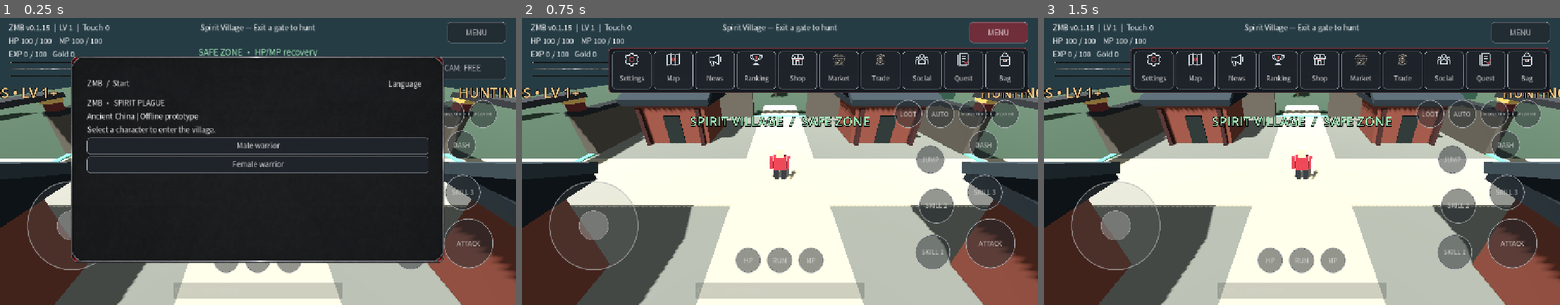
Above: before the commit, frames 1-3 (left to right).
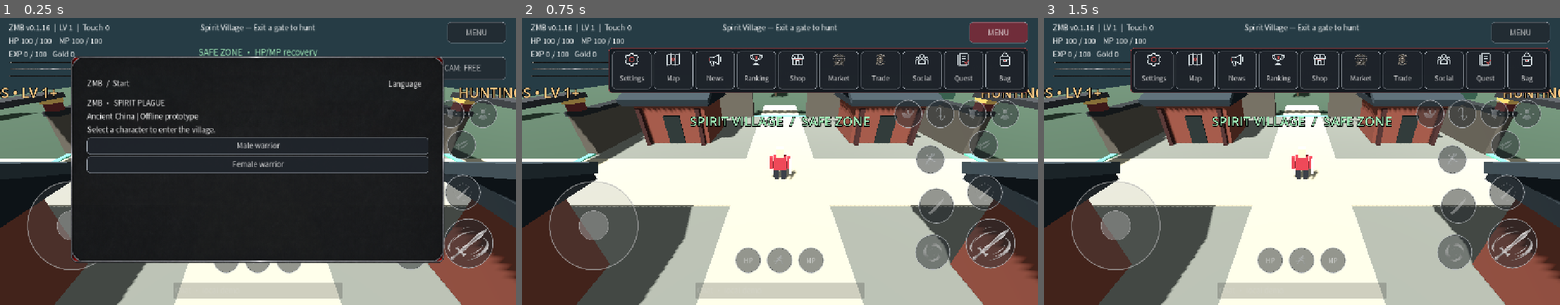
Above: after the commit, the same moments.

Repository: redfullmoon209-debug/ZMB
Game: Godot game, scene res://main.tscn
Two runs of this game, one before a commit and one after it. Both use one fixed random seed, a clock stepped at 60 frames per second and the inputs below.
Inputs:
- Up to frame 1 (0.25 s): no input
- Up to frame 2 (0.75 s): click "MENU" at 0.5 s
- Up to frame 3 (1.5 s): click "ATTACK" at 1.25 s

The runs differ from the first frame. In frame 1, 0.4% of the frame differs, in the area x 9-96%, y 2-86%; in frame 2, 0.7%; in frame 3, 0.7%.

Commit message:
ZMB v0.1.16: integrate original Zcitymb gray action icons

Diff:
--- a/hud.gd
+++ b/hud.gd
@@ -30,6 +30,19 @@
 var swallow_scroll_release := false
 var menu_items: Dictionary = {}
 const UHD = "res://assets/uhd/"
+const ACTION_ART = {
+	"ATTACK":preload("res://assets/controls/actions/attack.png"),
+	"SKILL 1":preload("res://assets/controls/actions/skill1.png"),
+	"SKILL 2":preload("res://assets/controls/actions/skill2.png"),
+	"SKILL 3":preload("res://assets/controls/actions/skill3.png"),
+	"JUMP":preload("res://assets/controls/actions/jump.png"),
+	"DASH":preload("res://assets/controls/actions/dash.png"),
+	"LOOT":preload("res://assets/controls/actions/loot.png"),
+	"AUTO":preload("res://assets/controls/actions/auto.png"),
+	"MONSTER":preload("res://assets/controls/actions/monster.png"),
+	"PLAYER":preload("res://assets/controls/actions/player.png"),
+	"RUN":preload("res://assets/controls/actions/run.png"),
+}
 const INVENTORY_PAGES = ["Bag","Character","Storage","Skills"]
 var meter_fills: Array[TextureProgressBar] = []
 var character_values: Dictionary = {}
@@ -183,6 +196,22 @@
 		b.add_theme_font_size_override("font_size",12 if t in ["MONSTER","PLAYER"] else 16)
 		b.clip_text=true
 		b.set_deferred("size",config.get_value("size",t,s))
+	if ACTION_ART.has(t):
+		# Leave the original Button and key intact for input, settings and tests.
+		for state in ["font_color","font_hover_color","font_pressed_color","font_focus_color","font_hover_pressed_color","font_disabled_color"]:
+			b.add_theme_color_override(state,Color.TRANSPARENT)
+		var art := TextureRect.new()
+		art.texture=ACTION_ART[t]
+		art.expand_mode=TextureRect.EXPAND_IGNORE_SIZE
+		art.stretch_mode=TextureRect.STRETCH_KEEP_ASPECT_CENTERED
+		art.mouse_filter=Control.MOUSE_FILTER_IGNORE
+		b.add_child(art)
+		art.set_anchors_and_offsets_preset(Control.PRESET_FULL_RECT)
+		art.offset_left=5
+		art.offset_top=5
+		art.offset_right=-5
+		art.offset_bottom=-5
+		b.tooltip_text=t
 	b.pressed.connect(action)
 	touch_actions[b] = action
 	root.add_child(b)
@@ -361,7 +390,7 @@
 		meter_fills[0].value=game.hp
 		meter_fills[1].value=game.mp
 		meter_fills[2].value=game.xp
-	stats.text="ZMB v0.1.15  |  LV %d  |  Touch %d\nHP %d / 100    MP %d / 100\nEXP %d / 100   Gold %d"%[game.level,captured_touches.size(),game.hp,game.mp,game.xp,game.coins]
+	stats.text="ZMB v0.1.16  |  LV %d  |  Touch %d\nHP %d / 100    MP %d / 100\nEXP %d / 100   Gold %d"%[game.level,captured_touches.size(),game.hp,game.mp,game.xp,game.coins]
 	camera_mode_button.text=(["กล้อง: ตามหลัง","CAM: FOLLOW","镜头：跟随"][lang] if game.camera_follow else ["กล้อง: อิสระ","CAM: FREE","镜头：自由"][lang])
 	var safe: bool = game.in_safe_zone()
 	zone_label.text=(["เขตปลอดภัย • ฟื้นฟู HP/MP","SAFE ZONE • HP/MP recovery","安全区 • 恢复生命与法力"][lang] if safe else ["เขตล่ามอนสเตอร์ • LV 1+","HUNTING ZONE • LV 1+","狩猎区 • LV 1+"][lang])
@@ -381,7 +410,7 @@
 		if is_instance_valid(close_button): controls["CLOSE"] = _web_rect(close_button)
 		var menu_rects := {}
 		for key in menu_items: menu_rects[key]=_web_rect(menu_items[key])
-		var d := {"version":"0.1.15","ready":true,"started":game.started,"s …(627 unchanged characters)…
+		var d := {"version":"0.1.16","ready":true,"started":game.started,"s …(627 unchanged characters)…
 		var payload := JSON.stringify(d)
 		if browser_window != null:
 			browser_window.zmbDiagnosticsJSON = payload
Binary file added: assets/controls/actions/attack.png
Binary file added: assets/controls/actions/auto.png
Binary file added: assets/controls/actions/dash.png
Binary file added: assets/controls/actions/jump.png
Binary file added: assets/controls/actions/loot.png
Binary file added: assets/controls/actions/monster.png
Binary file added: assets/controls/actions/player.png
Binary file added: assets/controls/actions/run.png
Binary file added: assets/controls/actions/skill1.png
Binary file added: assets/controls/actions/skill2.png
Binary file added: assets/controls/actions/skill3.png
